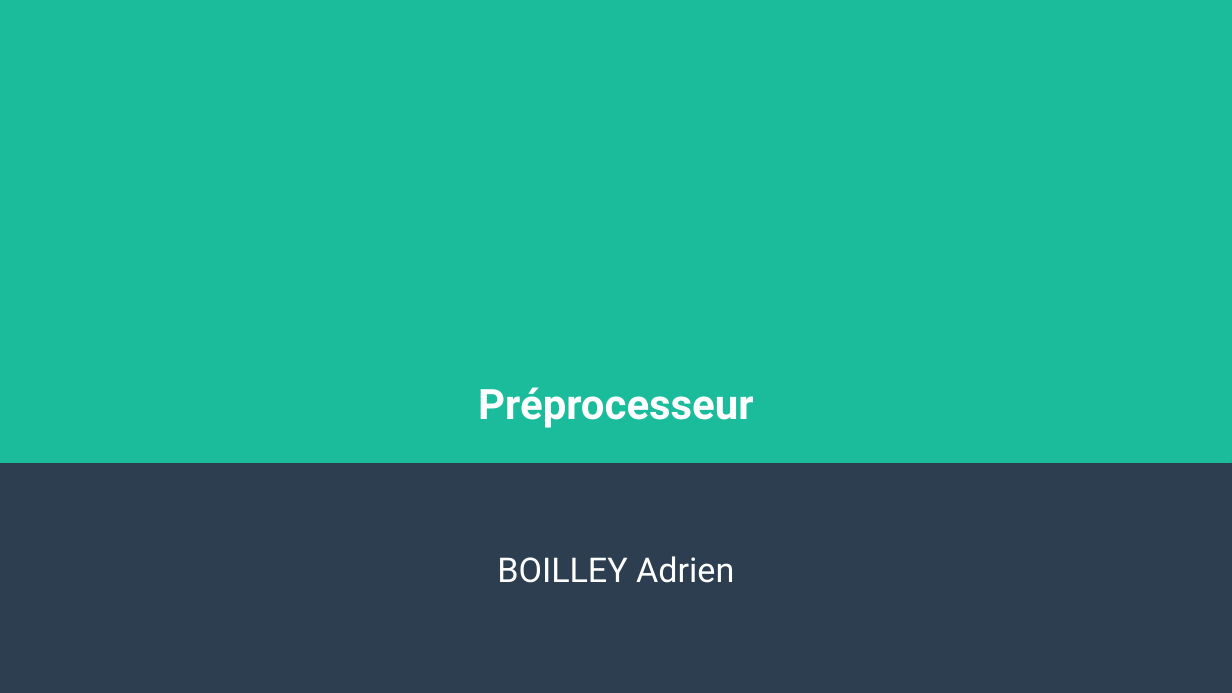
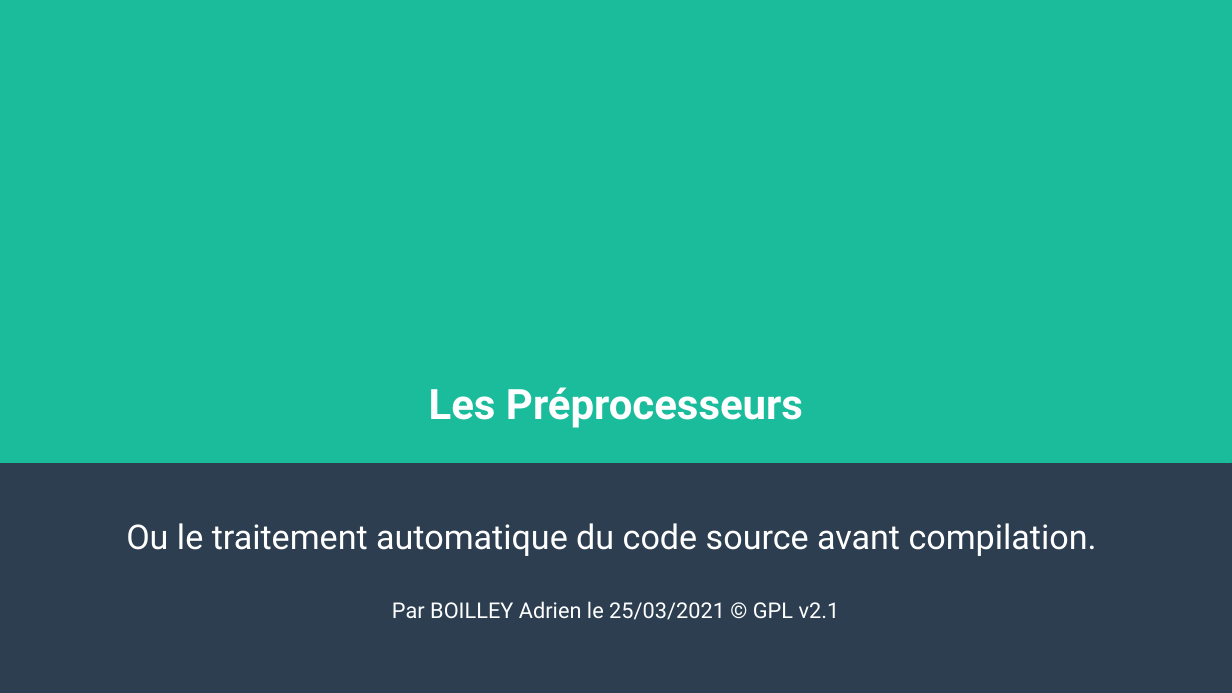
Before and after one commit to OLFP-RAN-2021/Adrien, a slide deck: slide 1 of devoirs/compiler-css/Preprocesseur.odp. Drawn at 1232x693 pixels with LibreOffice and Linux fonts; fonts in the diff are those of the drawing. Boxes give left, top, right and bottom in pixels: in the first picture for what was removed or moved away, otherwise in the second. Text is boxed around its words. In the diff, an @@ line names an element or a change of style, - is before the commit and + after.

```diff
--- a/devoirs/compiler-css/Preprocesseur.odp
+++ b/devoirs/compiler-css/Preprocesseur.odp
@@ title at (429,387,803,428): text changed @@
-Préprocesseur
+Les Préprocesseurs
@@ subtitle at (126,523,1097,620): text changed @@
-BOILLEY Adrien
+Ou le traitement automatique du code source avant compilation.
+Par BOILLEY Adrien le 25/03/2021 © GPL v2.1
```
Also in this commit, not shown: 3 other slides changed, 4 slides added, 1 other file.
